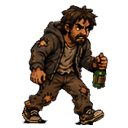
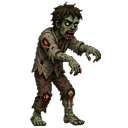
Comparing the layer stacks of the two 128px x 128px images. Changes:
added layer "0" above "1" over [21, 1, 108, 127]
painted on "1" over [21, 1, 108, 127]
